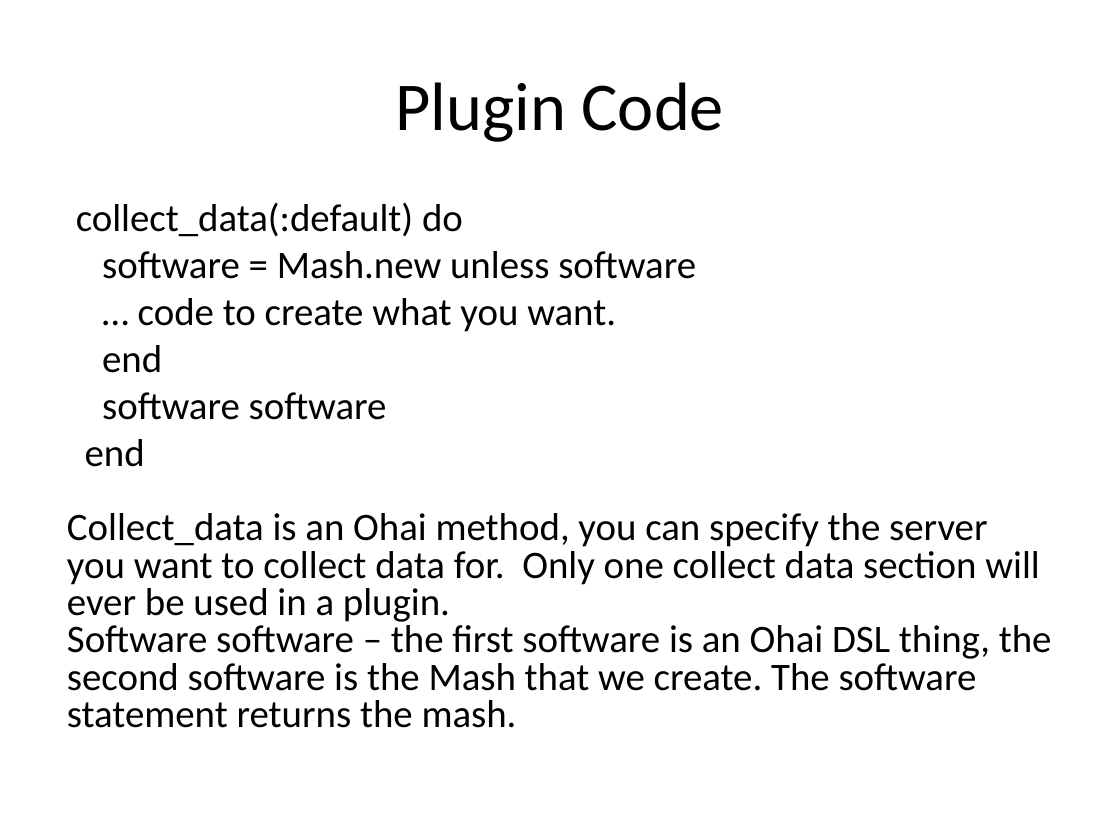
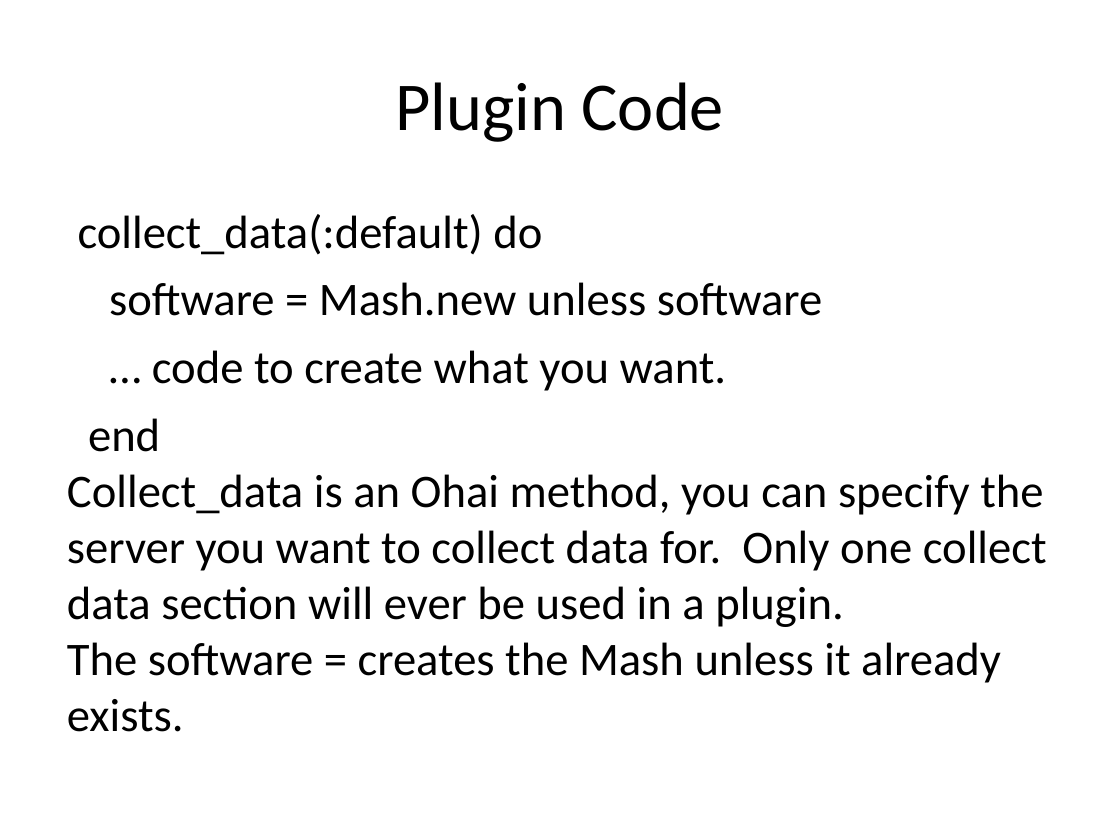
Before and after one commit to MarkGibbons/ohai_tdd, a slide deck: slide 19 of ohai_tdd.ppt (slide 18 before the commit). Drawn at 1120x840 pixels with LibreOffice and Linux fonts; fonts in the diff are those of the drawing. Boxes give left, top, right and bottom in pixels: in the first picture for what was removed or moved away, otherwise in the second. Text is boxed around its words. In the diff, an @@ line names an element or a change of style, - is before the commit and + after.

```diff
--- a/ohai_tdd.ppt
+++ b/ohai_tdd.ppt
@@ text at (78,214,822,391): size 25 to 30 pt in "collect_data(:default) do", "software = Mash.new unless software", "… code to create what you want."; line spacing 0.8 to 1; more space between paragraphs @@
@@ text at (67,418,1047,732): text changed; size 25 to 30 pt @@
-end
-software software
-end
-Collect_data is an Ohai method, you can specify the server you want to collect data for. Only one collect data section will ever be used in a plugin.
-Software software – the first software is an Ohai DSL thing, the second software is the Mash that we create. The software statement returns the mash.
+end
+Collect_data is an Ohai method, you can specify the server you want to collect data for. Only one collect data section will ever be used in a plugin.
+The software = creates the Mash unless it already exists.
```
Also in this commit, not shown: 6 other slides changed, 1 slide added.
